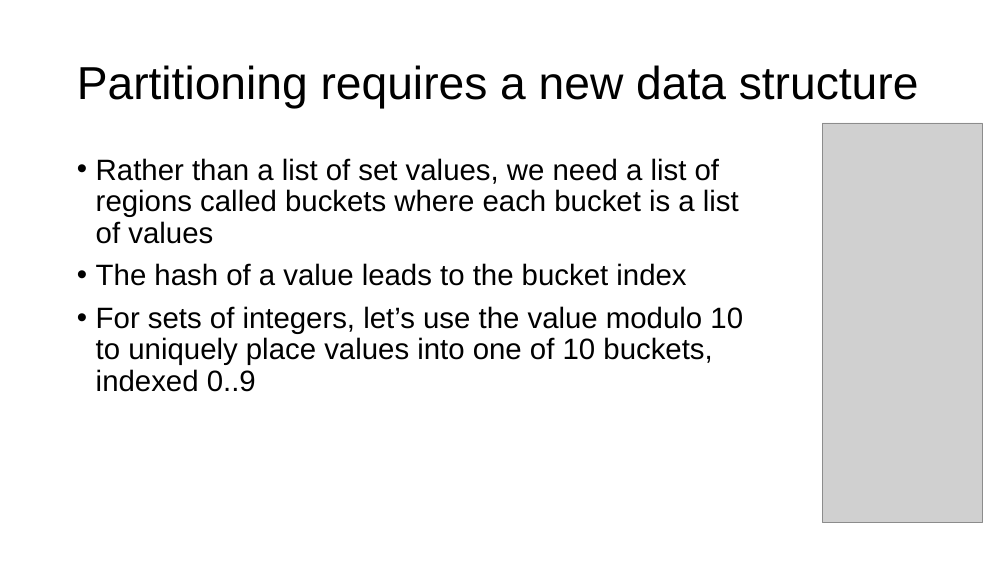
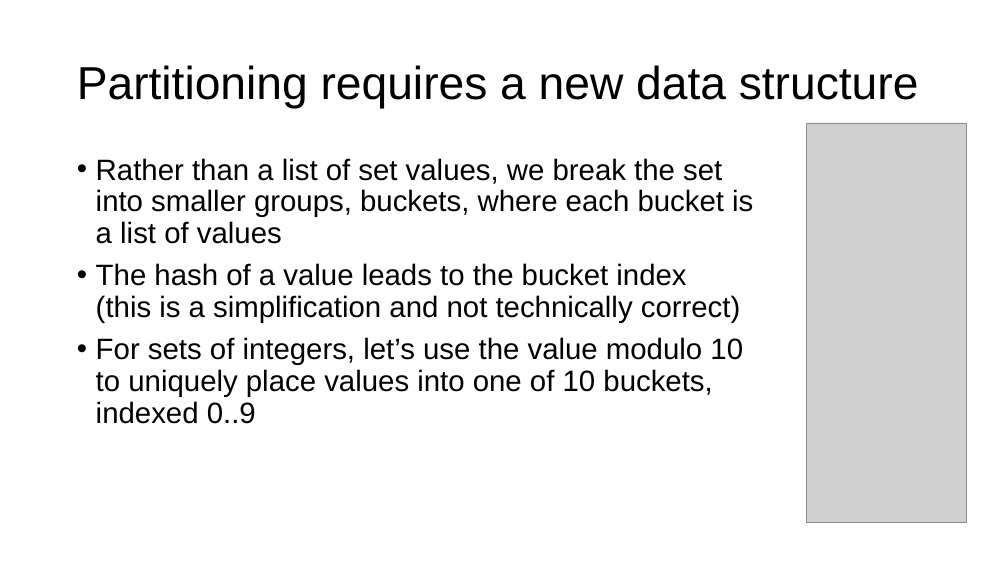
Before and after one commit to parrt/msds692, a slide deck: slide 8 of notes/hashtable.pptx. Drawn at 1008x567 pixels with LibreOffice and Linux fonts; fonts in the diff are those of the drawing; grey boxes stand for pictures; background and template pictures are left out. Boxes give left, top, right and bottom in pixels: in the first picture for what was removed or moved away, otherwise in the second. Text is boxed around its words. In the diff, an @@ line names an element or a change of style, - is before the commit and + after.

```diff
--- a/notes/hashtable.pptx
+++ b/notes/hashtable.pptx
@@ picture: place and size @@
-picture at <box>823,123,983,523</box>
+picture at <box>807,123,967,523</box>
@@ text at <box>96,158,753,323</box>: text changed @@
-• Rather than a list of set values, we need a list of regions called buckets where each bucket is a list of values
-• The hash of a value leads to the bucket index
+• Rather than a list of set values, we break the set into smaller groups, buckets, where each bucket is a list of values
+• The hash of a value leads to the bucket index
+  (this is a simplification and not technically correct)
```
Also in this commit, not shown: 11 other slides changed, 2 other files.
